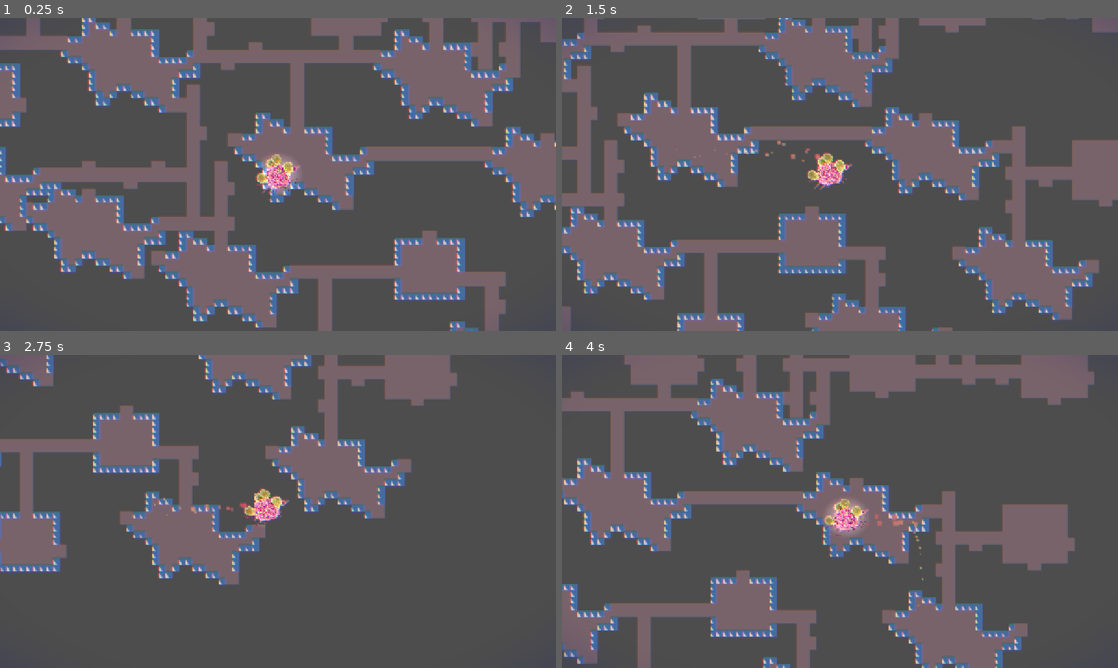
Above: before the commit, frames 1-4 (two rows, left to right).
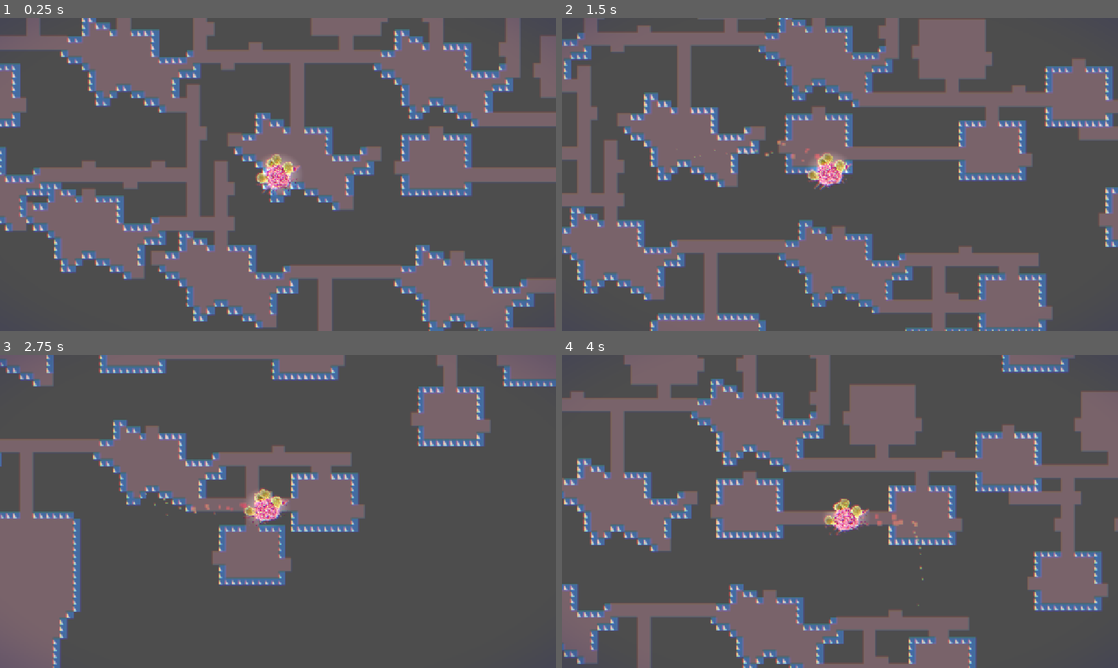
Above: after the commit, the same moments.

Repository: MratnekV1/TumorLives
Game: Godot game, scene res://Scenes/main.tscn
Two runs of this game, one before a commit and one after it. Both use one fixed random seed, a clock stepped at 60 frames per second and the inputs below. The engine's default icon, where the game draws it, is replaced by a stand-in: a white triangle on a blue panel in a dark square.
Inputs (mouse positions are in pixels of both pictures, inside the frame that each line leads up to):
- Up to frame 1 (0.25 s): no input
- Up to frame 2 (1.5 s): tap Enter at 0.5 s; move the mouse to (962, 158) at 0.52 s; hold D (move_right) 0.53-1.28 s; move the mouse to (728, 190) at 1.27 s; hold S (move_down) from 1.28 s (still down)
- Up to frame 3 (2.75 s): move the mouse to (333, 442) at 2.02 s; release S (move_down) at 2.03 s; hold D (move_right) from 2.03 s (still down)
- Up to frame 4 (4 s): move the mouse to (812, 574) at 2.77 s; release D (move_right) at 2.78 s; hold W (move_up) 2.78-3.53 s; move the mouse to (1006, 558) at 3.52 s; hold A (move_left) from 3.53 s (still down)

The runs differ from the first frame. In frame 1, 11% of the frame differs, in the area x 68-100%, y 0-100%; in frame 2, 29%; in frame 3, 28%; in frame 4, 33%, in the area x 24-100%, y 0-100%.

Commit message:
Fixed broken rooms

Diff:
--- a/Scenes/Corridors/test_corridor_2.tscn
+++ b/Scenes/Corridors/test_corridor_2.tscn
@@ -1,6 +1,5 @@
-[gd_scene load_steps=6 format=4 uid="uid://6wbpgjf1vxn7"]
+[gd_scene load_steps=5 format=4 uid="uid://6wbpgjf1vxn7"]
 
-[ext_resource type="Script" uid="uid://72shja1rysv2" path="res://Scripts/Room.gd" id="1_ysfbd"]
 [ext_resource type="Texture2D" uid="uid://cmea5c46fwnms" path="res://TempImages/808080.png" id="2_55hb4"]
 
 [sub_resource type="TileSetAtlasSource" id="TileSetAtlasSource_bjrfl"]
@@ -3857,7 +3856,6 @@
 size = Vector2(48, 32)
 
 [node name="TestCorridor2" type="Node2D"]
-script = ExtResource("1_ysfbd")
 
 [node name="TileMapLayer" type="TileMapLayer" parent="."]
 z_index = -99
--- a/Scenes/Corridors/test_corridor_4.tscn
+++ b/Scenes/Corridors/test_corridor_4.tscn
@@ -1,6 +1,5 @@
-[gd_scene load_steps=7 format=4 uid="uid://tkn5hb5h5kn4"]
+[gd_scene load_steps=6 format=4 uid="uid://tkn5hb5h5kn4"]
 
-[ext_resource type="Script" uid="uid://72shja1rysv2" path="res://Scripts/Room.gd" id="1_6kgg8"]
 [ext_resource type="Texture2D" uid="uid://cmea5c46fwnms" path="res://TempImages/808080.png" id="2_2vsg7"]
 
 [sub_resource type="TileSetAtlasSource" id="TileSetAtlasSource_bjrfl"]
@@ -3854,13 +3853,12 @@
 sources/0 = SubResource("TileSetAtlasSource_bjrfl")
 
 [sub_resource type="RectangleShape2D" id="RectangleShape2D_pwo7m"]
-size = Vector2(128, 32)
+size = Vector2(128, 48)
 
 [sub_resource type="RectangleShape2D" id="RectangleShape2D_r3vy3"]
-size = Vector2(32, 144)
+size = Vector2(48, 176)
 
 [node name="TestCorridor4" type="Node2D"]
-script = ExtResource("1_6kgg8")
 
 [node name="TileMapLayer" type="TileMapLayer" parent="."]
 z_index = -99
@@ -3894,9 +3892,9 @@
 [node name="Area2D" type="Area2D" parent="."]
 
 [node name="CollisionShape2D" type="CollisionShape2D" parent="Area2D"]
-position = Vector2(32, -32)
+position = Vector2(32, -40)
 shape = SubResource("RectangleShape2D_pwo7m")
 
 [node name="CollisionShape2D2" type="CollisionShape2D" parent="Area2D"]
-position = Vector2(80, -88)
+position = Vector2(88, -88)
 shape = SubResource("RectangleShape2D_r3vy3")
--- a/Scenes/Rooms/test_room_2.tscn
+++ b/Scenes/Rooms/test_room_2.tscn
@@ -1,6 +1,5 @@
-[gd_scene load_steps=6 format=4 uid="uid://cfk57pqw52ful"]
+[gd_scene load_steps=5 format=4 uid="uid://cfk57pqw52ful"]
 
-[ext_resource type="Script" uid="uid://72shja1rysv2" path="res://Scripts/Room.gd" id="1_feg2j"]
 [ext_resource type="Texture2D" uid="uid://cmea5c46fwnms" path="res://TempImages/808080.png" id="2_5wqvn"]
 
 [sub_resource type="TileSetAtlasSource" id="TileSetAtlasSource_bjrfl"]
@@ -3857,7 +3856,6 @@
 size = Vector2(160, 144)
 
 [node name="TestRoom2" type="Node2D"]
-script = ExtResource("1_feg2j")
 
 [node name="TileMapLayer" type="TileMapLayer" parent="."]
 z_index = -99
--- a/Scripts/Room.gd
+++ /dev/null
@@ -1,2 +0,0 @@
-# Room.gd
-extends Node2D
Not shown, removed: Scripts/Room.gd.uid
